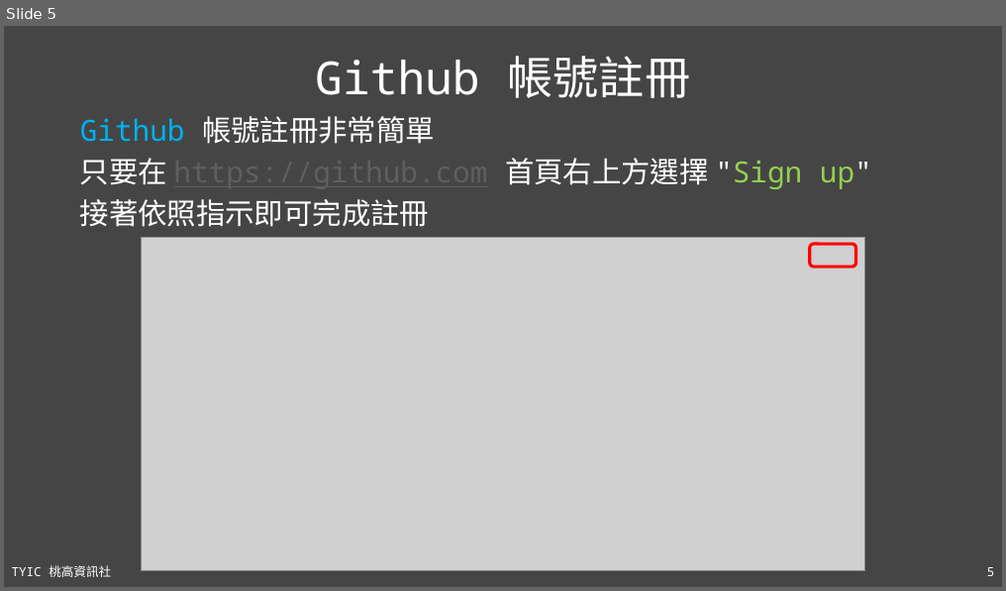
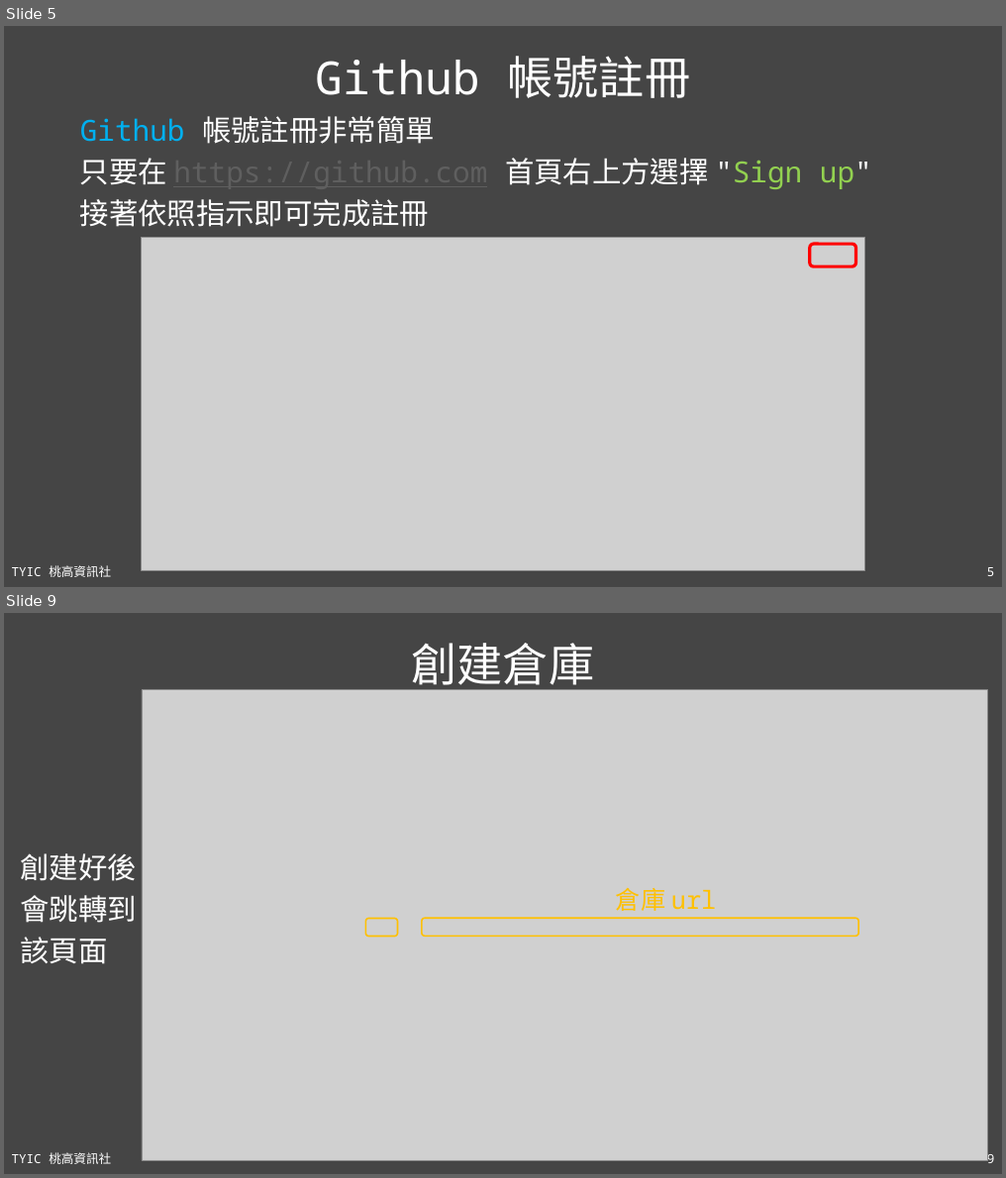
Before and after one commit to TYSHIC/slides, a slide deck: ppt/16_Git 與 Github.pptx. Shown one above the other, each under a label of ours: slide 5 before the commit, slides 5 and 9 after it; the slides between them are not shown. The pictures are 1006x591 and 1006x1178 pixels, drawn with LibreOffice and Linux fonts; fonts in the diff are those of the drawing; grey boxes stand for pictures. Boxes give left, top, right and bottom in pixels: in the first picture for what was removed or moved away, otherwise in the second. Text is boxed around its words. In the diff, an @@ line names an element or a change of style, - is before the commit and + after.

```diff
--- a/ppt/16_Git 與 Github.pptx
+++ b/ppt/16_Git 與 Github.pptx
@@ slide 9 added at <box>4,613,1002,1174</box>, background #454545; not listed: 2 template elements that a slide beside it also shows @@
@@ title added at <box>411,643,594,693</box>, 44 pt, text #FFFFFF @@
+創建倉庫
@@ text added at <box>20,854,136,964</box>, 28 pt, text #FFFFFF @@
+創建好後
+會跳轉到
+該頁面
@@ group added at <box>142,690,988,1161</box>: 2 rounded rectangles, 1 picture, 1 text @@
+倉庫 url
```
Also in this commit, not shown: 2 slides changed, 5 other slides added, 19 other files.
